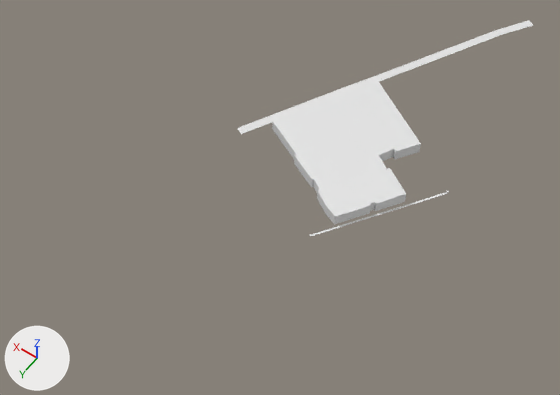
The glTF model game/world/tile_1_-8.glb, before and after one commit.
The view is the same before and after, from a 50 mm lens placed at (63.0, 2258.0, 611.0), pointed at (360.0, 1842.0, -43.0). Lighting does not change. The marker at lower left points along +X, +Y and +Z. The picture after the commit comes second. Where no turn or scale is listed for an object, it has been applied to the vertices.

Objects in the first picture: 'buildings', 'roads'.
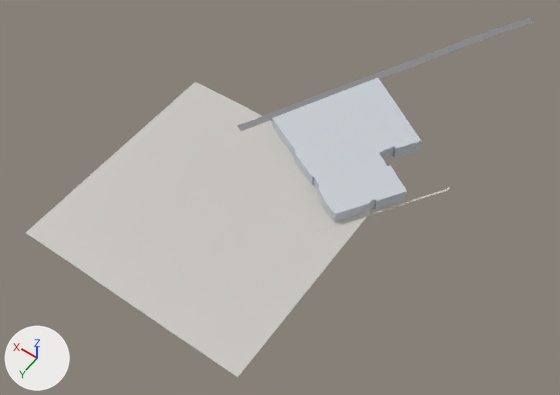
Edits to the bpy script that builds the scene:
```text
Add mat_defaultmaterial_001:
    mat_defaultmaterial_001 = bpy.data.materials.new('DefaultMaterial.001')
    mat_defaultmaterial_001.use_nodes = True; mat_defaultmaterial_001.node_tree.nodes.clear()
    _N = mat_defaultmaterial_001.node_tree.nodes; _L = mat_defaultmaterial_001.node_tree.links
    n0 = _N.new('ShaderNodeOutputMaterial'); n0.name = 'Material Output'
    n1 = _N.new('ShaderNodeBsdfPrincipled'); n1.name = 'Principled BSDF'
    n2 = _N.new('ShaderNodeVertexColor'); n2.name = 'Color Attribute'
    _L.new(n1.outputs[0], n0.inputs[0])  # 'BSDF' to 'Surface'
    _L.new(n2.outputs[0], n1.inputs[0])  # 'Color' to 'Base Color'
Add mat_defaultmaterial:
    mat_defaultmaterial = bpy.data.materials.new('DefaultMaterial')
    mat_defaultmaterial.use_nodes = True; mat_defaultmaterial.node_tree.nodes.clear()
    _N = mat_defaultmaterial.node_tree.nodes; _L = mat_defaultmaterial.node_tree.links
    n0 = _N.new('ShaderNodeOutputMaterial'); n0.name = 'Material Output'
    n1 = _N.new('ShaderNodeBsdfPrincipled'); n1.name = 'Principled BSDF'
    n2 = _N.new('ShaderNodeVertexColor'); n2.name = 'Color Attribute'
    _L.new(n1.outputs[0], n0.inputs[0])  # 'BSDF' to 'Surface'
    _L.new(n2.outputs[0], n1.inputs[0])  # 'Color' to 'Base Color'
Add mat_defaultmaterial_002:
    mat_defaultmaterial_002 = bpy.data.materials.new('DefaultMaterial.002')
    mat_defaultmaterial_002.use_nodes = True; mat_defaultmaterial_002.node_tree.nodes.clear()
    _N = mat_defaultmaterial_002.node_tree.nodes; _L = mat_defaultmaterial_002.node_tree.links
    n0 = _N.new('ShaderNodeOutputMaterial'); n0.name = 'Material Output'
    n1 = _N.new('ShaderNodeBsdfPrincipled'); n1.name = 'Principled BSDF'
    n2 = _N.new('ShaderNodeVertexColor'); n2.name = 'Color Attribute'
    _L.new(n1.outputs[0], n0.inputs[0])  # 'BSDF' to 'Surface'
    _L.new(n2.outputs[0], n1.inputs[0])  # 'Color' to 'Base Color'
Change me_buildings:
    remove me_buildings.from_pydata(...)  # 48 vertices, 92 faces; spans x 236.0..401.0, y 1680.0..1865.0, z 0.0..13.0
    add me_buildings.from_pydata(...)  # 48 vertices, 92 faces; spans x 236.0..401.0, y 1680.0..1865.0, z 2.0..17.0
    me_buildings part 1: the whole mesh is scaled about its middle by (1, 1, 1.16), then moved by (0.0, 0.0, 3.0)
    me_buildings part 2: vertex colours changed
    add me_buildings.materials.append(mat_defaultmaterial)
Change me_roads:
    remove me_roads.from_pydata(...)  # 56 vertices, 28 faces; spans x 207.0..433.0, y 1471.0..1891.0, z 0.0
    add me_roads.from_pydata(...)  # 90 vertices, 62 faces; spans x 207.0..433.0, y 1471.0..1891.0, z 3.0..6.0
    me_roads part 3: the loose piece of 4 vertices spanning x 420.0..433.0, y 1813.0..1824.0, z 0.0 is moved by (0.0, 0.0, 4.0), in mat_defaultmaterial_001
    me_roads part 4: the loose piece of 4 vertices spanning x 337.0..352.0, y 1647.0..1665.0, z 0.0 is moved by (0.0, 0.0, 4.0), in mat_defaultmaterial_001
    me_roads part 5: the loose piece of 4 vertices spanning x 269.0..282.0, y 1512.0..1525.0, z 0.0 is moved by (0.0, 0.0, 3.0), in mat_defaultmaterial_001
    me_roads part 6: the loose piece of 4 vertices spanning x 364.0..429.0, y 1699.0..1817.0, z 0.0 is rebuilt with 14 vertices and now spans x 364.0..429.0, y 1699.0..1817.0, z 4.0, in mat_defaultmaterial_001
    me_roads part 7: the loose piece of 4 vertices spanning x 211.0..289.0, y 1773.0..1889.0, z 0.0 is rebuilt with 14 vertices and now spans x 211.0..289.0, y 1773.0..1889.0, z 4.0..6.0, in mat_defaultmaterial_001
    me_roads part 8: the loose piece of 4 vertices spanning x 273.0..346.0, y 1521.0..1652.0, z 0.0 is rebuilt with 14 vertices and now spans x 273.0..346.0, y 1521.0..1652.0, z 4.0, in mat_defaultmaterial_001
    me_roads part 9: the loose piece of 4 vertices spanning x 343.0..372.0, y 1660.0..1703.0, z 0.0 is deleted
    me_roads part 10: the loose piece of 4 vertices spanning x 245.0..278.0, y 1471.0..1517.0, z 0.0 is deleted
    me_roads part 11: 6 vertices added at x 343.0..372.0, y 1660.0..1703.0, z 4.0
    me_roads part 12: 6 vertices added at x 245.0..278.0, y 1471.0..1517.0, z 3.0..4.0
    other edits to the shape of me_roads do not show in these pictures
    add me_roads.materials.append(mat_defaultmaterial_001)
Add ob_terrain:
    ob_terrain = bpy.data.objects.new('terrain', me_terrain)  # 1089 vertices, 2048 faces; spans x 256.0..512.0, y 1792.0..2048.0, z 3.0..5.0
    ob_terrain.location = (0.0, 0.0, 0.0)
```

Changed parts and their boxes (x1, y1, x2, y2) in the pictures (560 x 395 px; the box of a moved part takes in the faces that stretch with it):
'terrain', added: after (26, 82, 374, 377)
'buildings', recoloured, rescaled: before (272, 80, 421, 224); after (272, 78, 421, 222)
'roads', reshaped, recoloured: before (237, 20, 533, 236); after (237, 18, 534, 234)
part 1 of me_buildings, moved or reshaped: before (272, 80, 421, 224); after (272, 78, 421, 222)
part 3 of me_roads, moved or reshaped: before (237, 126, 247, 134); after (237, 123, 247, 131)
part 4 of me_roads, moved or reshaped: before (379, 71, 393, 80); after (379, 69, 394, 78)
part 5 of me_roads, moved or reshaped: before (490, 30, 500, 37); after (490, 28, 501, 35)
part 6 of me_roads, rebuilt: before (244, 87, 348, 132); after (243, 85, 349, 129)
part 7 of me_roads, rebuilt: before (312, 194, 441, 236); after (312, 191, 441, 233)
part 8 of me_roads, rebuilt: before (389, 33, 494, 76); after (389, 30, 494, 74)
part 9 of me_roads, deleted: before (345, 75, 382, 91)
part 10 of me_roads, deleted: before (496, 20, 533, 35)
part 11 of me_roads, added: after (345, 72, 383, 88)
part 12 of me_roads, added: after (497, 18, 534, 33)
